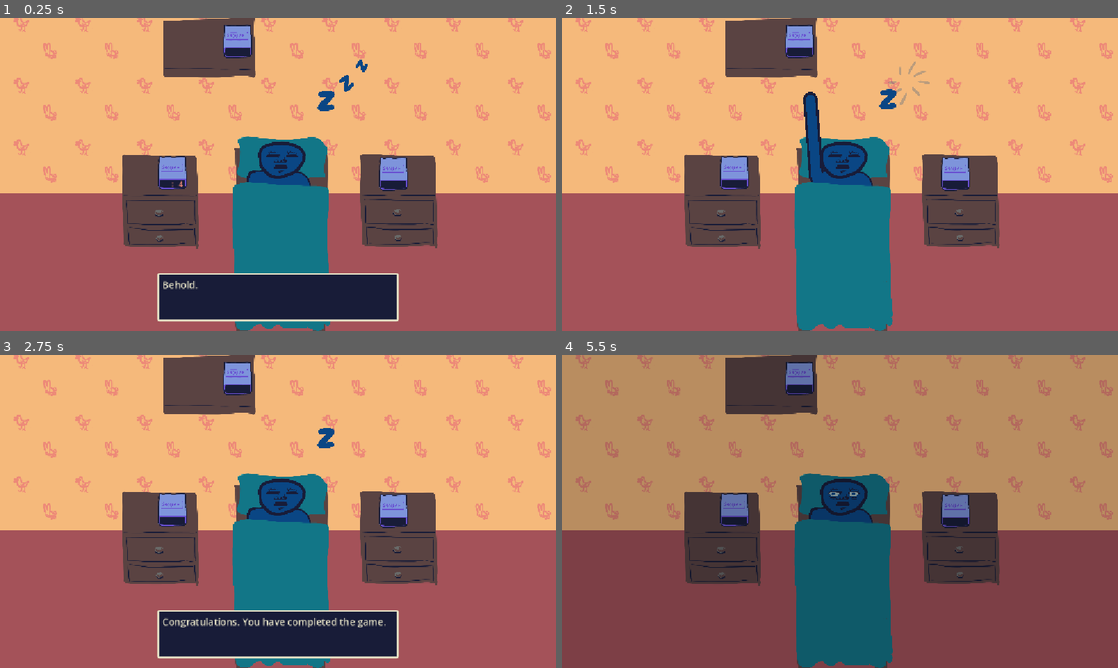
Above: before the commit, frames 1-4 (two rows, left to right).
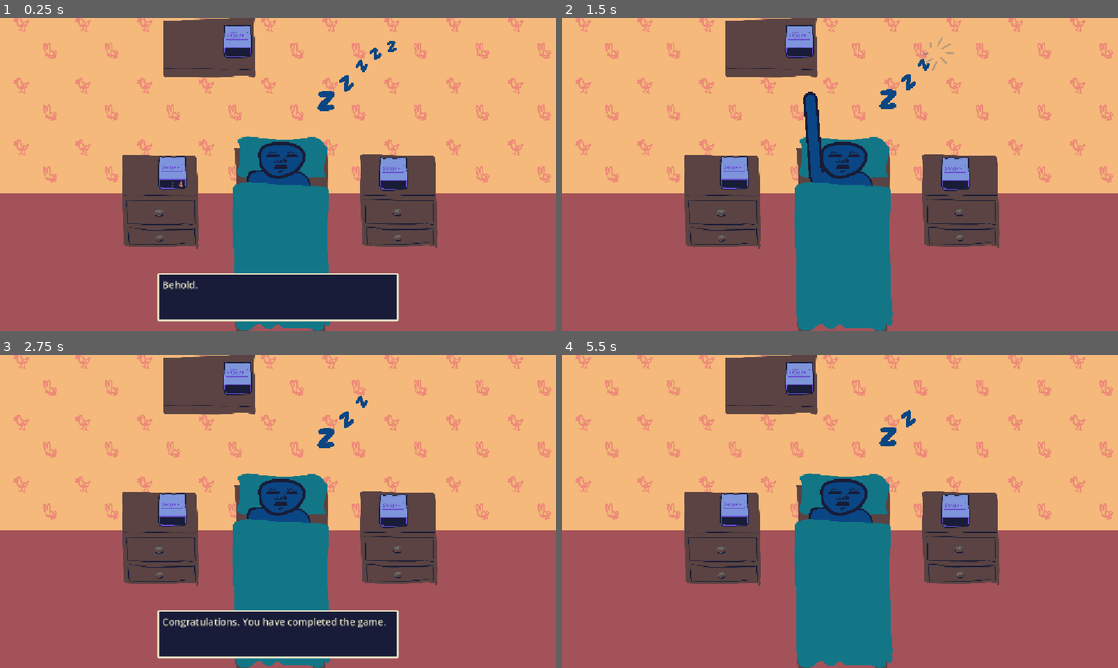
Above: after the commit, the same moments.

Repository: harperstoeckle/be_late_for_work
Game: Godot game, scene res://scenes/main.tscn
Two runs of this game, one before a commit and one after it. Both use one fixed random seed, a clock stepped at 60 frames per second and the inputs below. Sound files missing from this copy of the repository are replaced by a short silence.
Inputs:
- Up to frame 1 (0.25 s): no input
- Up to frame 2 (1.5 s): tap Enter (ui_accept) at 0.5, 0.77 s; hold Right (ui_right) 0.53-1.28 s; hold J (snooze_0) 0.53-1.28 s; hold Down (ui_down) from 1.28 s (still down); tap K (snooze_1) at 1.35 s
- Up to frame 3 (2.75 s): tap Enter (ui_accept) at 1.52 s; release Down (ui_down) at 2.03 s; hold Right (ui_right) from 2.03 s (still down); hold L (snooze_2) from 2.03 s (still down)
- Up to frame 4 (5.5 s): release L (snooze_2) at 2.78 s; tap J (snooze_0) at 2.85 s; tap Enter (ui_accept) at 3.02, 3.5, 3.77, 4.52 s; release Right (ui_right) at 3.53 s; hold K (snooze_1) 3.53-4.28 s; hold Left (ui_left) 3.53-5.03 s; tap L (snooze_2) at 4.35 s; hold Down (ui_down) from 5.03 s (still down); hold J (snooze_0) from 5.03 s (still down)

The runs differ from the first frame. In frame 1, less than 0.1% of the frame differs, in the area x 66-72%, y 7-14%; in frame 2, 0.3%; in frame 3, 0.1%; in frame 4, 90%, in the area x 0-100%, y 0-100%.
Error in both runs: Modulo by zero error in operator '%'. (res://scripts/main.gd:148)

Commit message:
Add more health and finish the final challenge I guess

Diff:
--- a/scenes/main.tscn
+++ b/scenes/main.tscn
@@ -205,6 +205,22 @@
 bob_phase = 1.4
 bob_speed = 3.0
 
+[node name="3" parent="SleepZsRoot" unique_id=38705027 instance=ExtResource("9_choun")]
+position = Vector2(780.00006, 74.00003)
+rotation = -0.6414182
+scale = Vector2(0.555, 0.555)
+bob_vec = Vector2(0, 2)
+bob_phase = 1.7
+bob_speed = 3.0
+
+[node name="4" parent="SleepZsRoot" unique_id=297973808 instance=ExtResource("9_choun")]
+position = Vector2(813, 59.999992)
+rotation = -0.22432771
+scale = Vector2(0.555, 0.555)
+bob_vec = Vector2(0, 2)
+bob_phase = 2.0
+bob_speed = 3.0
+
 [node name="UILayer" type="CanvasLayer" parent="." unique_id=1176636045]
 
 [node name="MarginContainer" type="MarginContainer" parent="UILayer" unique_id=730237596]
--- a/scripts/main.gd
+++ b/scripts/main.gd
@@ -594,8 +594,15 @@
 				_alarm(_subdiv(8, 3, 2), 1, 0),
 				_alarm(_subdiv(9, 3, 0), 0, 0),
 				_alarm(_subdiv(10, 2, 2), 1, 0),
-			])
-			_queue_next_story(_subdiv(40))
+
+				_alarm(_subdiv(12, 1), 2, 3),
+				_alarm(_subdiv(14, 2), 1, 4),
+				_alarm(_subdiv(15, 2), 0, 4),
+
+				# Evil syncopated alarm 2.
+				_alarm(_subdiv(19, 0, 2), 2, 0),
+			])
+			_queue_next_story(_subdiv(21))
 			_story_index += 1
 		_:
 			_queue_dialogue_sequence([
